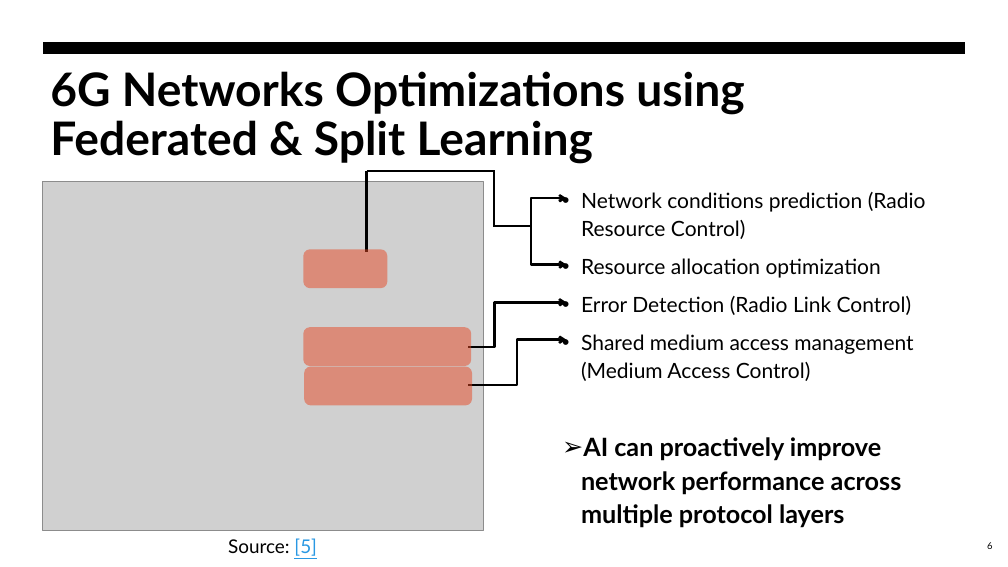
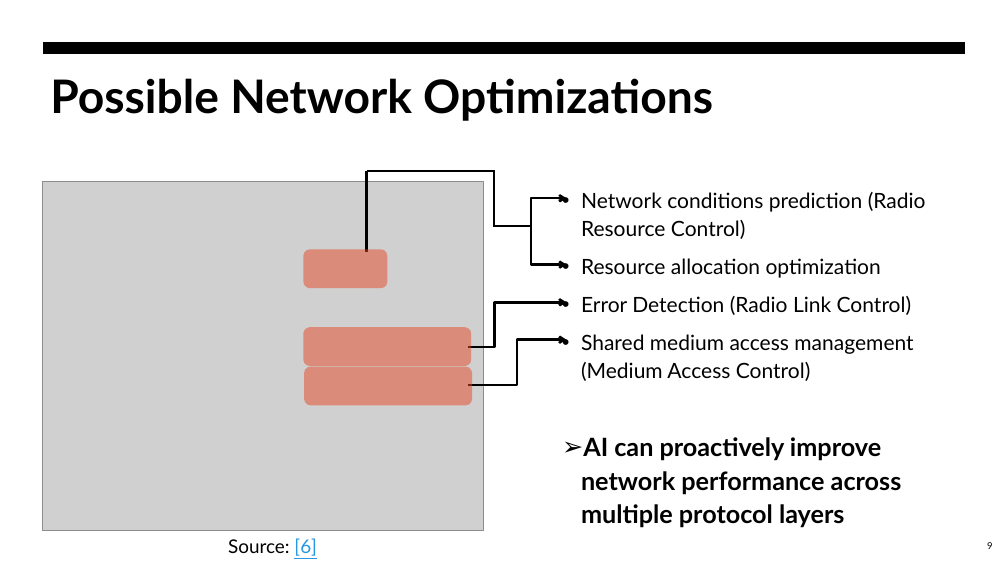
Before and after one commit to BrunoGomes22/MECT-Thesis, a slide deck: slide 9 of Presentations/apresentacao_tese_10min.pptx (slide 6 before the commit). Drawn at 1008x567 pixels with LibreOffice and Linux fonts; fonts in the diff are those of the drawing; grey boxes stand for pictures. Boxes give left, top, right and bottom in pixels: in the first picture for what was removed or moved away, otherwise in the second. Text is boxed around its words. In the diff, an @@ line names an element or a change of style, - is before the commit and + after.

```diff
--- a/Presentations/apresentacao_tese_10min.pptx
+++ b/Presentations/apresentacao_tese_10min.pptx
@@ title at [50,78,713,121]: text changed @@
-6G Networks Optimizations using Federated & Split Learning
+Possible Network Optimizations
@@ text at [228,538,317,556]: text changed @@
-Source: [5]
+Source: [6]
@@ page number at [987,542,992,549]: text changed @@
-6
+9
```
Also in this commit, not shown: 3 other slides changed, 7 slides added, 4 slides removed.
